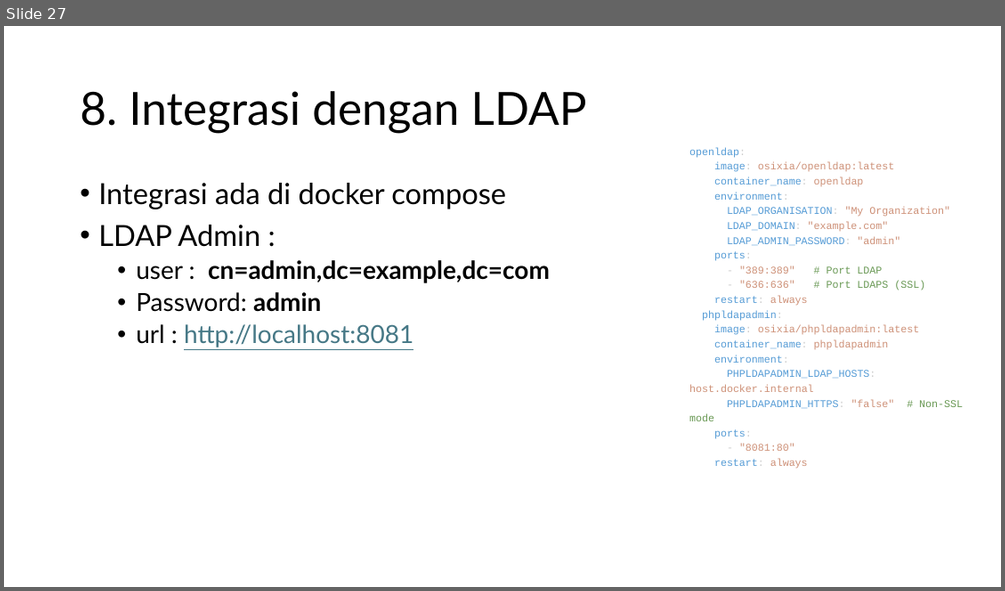
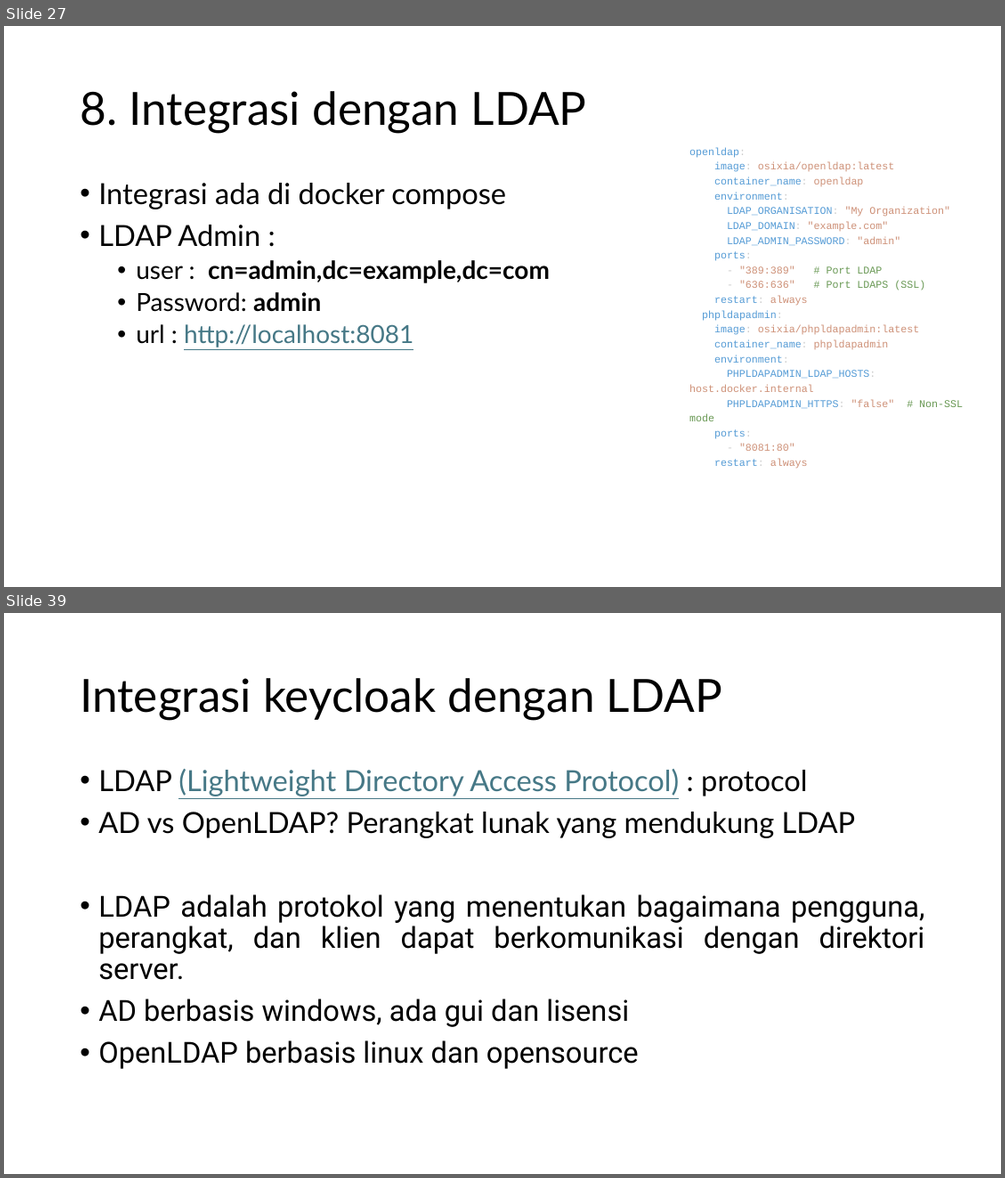
Before and after one commit to koharudin/sso-brin-compose, a slide deck: docs/sso.pptx. Shown one above the other, each under a label of ours: slide 27 before the commit, slides 27 and 39 after it; the slides between them are not shown. The pictures are 1005x591 and 1005x1178 pixels, drawn with LibreOffice and Linux fonts; fonts in the diff are those of the drawing. Boxes give left, top, right and bottom in pixels: in the first picture for what was removed or moved away, otherwise in the second. Text is boxed around its words. In the diff, an @@ line names an element or a change of style, - is before the commit and + after.

Commit message:
Add ldap

```diff
--- a/docs/sso.pptx
+++ b/docs/sso.pptx
@@ slide 39 added at box(4, 613, 1001, 1174), background #FFFFFF @@
@@ title added at box(80, 678, 722, 720), 44 pt, text #000000 @@
+Integrasi keycloak dengan LDAP
@@ text added at box(98, 769, 925, 1069), 28 pt, text #000000 @@
+• LDAP (Lightweight Directory Access Protocol) : protocol
+• AD vs OpenLDAP? Perangkat lunak yang mendukung LDAP
+• LDAP adalah protokol yang menentukan bagaimana pengguna, perangkat, dan klien dapat berkomunikasi dengan direktori server.
+• AD berbasis windows, ada gui dan lisensi
+• OpenLDAP berbasis linux dan opensource
```
Also in this commit, not shown: 15 other slides added.
